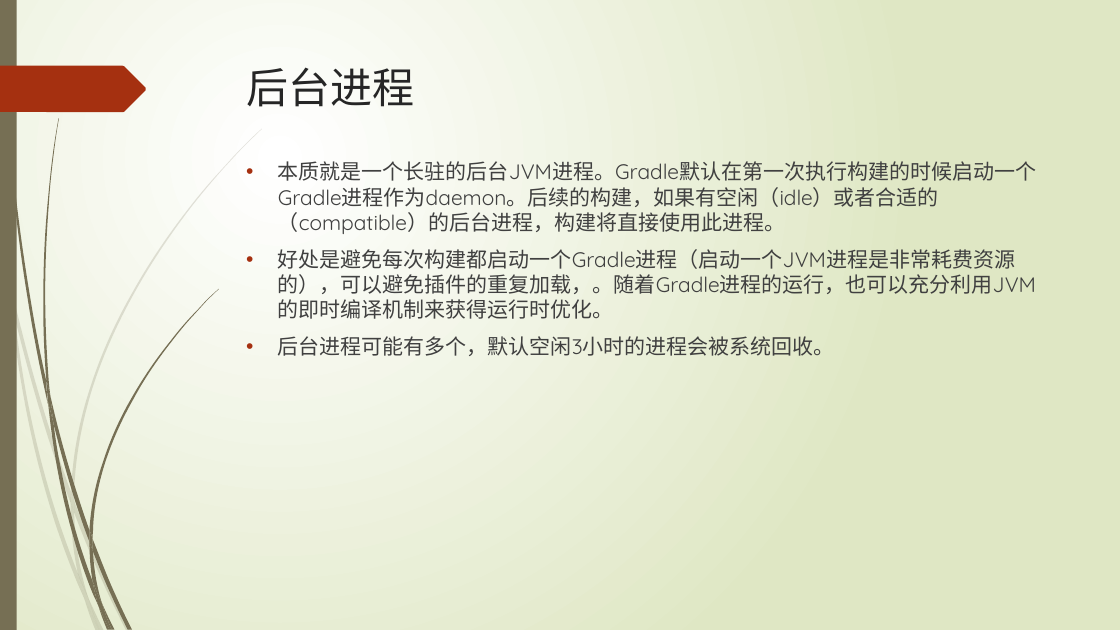
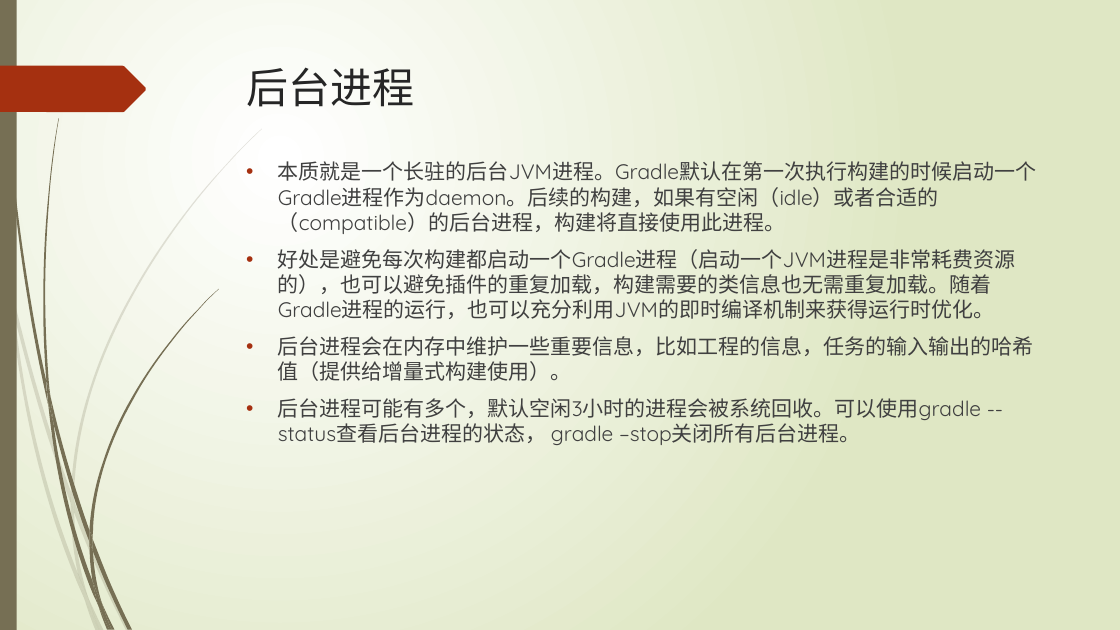
Before and after one commit to xljnc/gradle-springboot-plugin, a slide deck: slide 22 of doc/Gradle浅析.pptx. Drawn at 1120x630 pixels with LibreOffice and Linux fonts; fonts in the diff are those of the drawing. Boxes give left, top, right and bottom in pixels: in the first picture for what was removed or moved away, otherwise in the second. Text is boxed around its words. In the diff, an @@ line names an element or a change of style, - is before the commit and + after.

Commit message:
插件调整 by qiyu 2021-12-25

```diff
--- a/doc/Gradle浅析.pptx
+++ b/doc/Gradle浅析.pptx
@@ text at (278, 249, 1034, 445): text changed @@
-• 好处是避免每次构建都启动一个Gradle进程（启动一个JVM进程是非常耗费资源的），可以避免插件的重复加载，。随着Gradle进程的运行，也可以充分利用JVM的即时编译机制来获得运行时优化。
-• 后台进程可能有多个，默认空闲3小时的进程会被系统回收。
+• 好处是避免每次构建都启动一个Gradle进程（启动一个JVM进程是非常耗费资源的），也可以避免插件的重复加载，构建需要的类信息也无需重复加载。随着Gradle进程的运行，也可以充分利用JVM的即时编译机制来获得运行时优化。
+• 后台进程会在内存中维护一些重要信息，比如工程的信息，任务的输入输出的哈希值（提供给增量式构建使用）。
+• 后台进程可能有多个，默认空闲3小时的进程会被系统回收。可以使用gradle --status查看后台进程的状态， gradle –stop关闭所有后台进程。
```
Also in this commit, not shown: 1 other slide changed.
